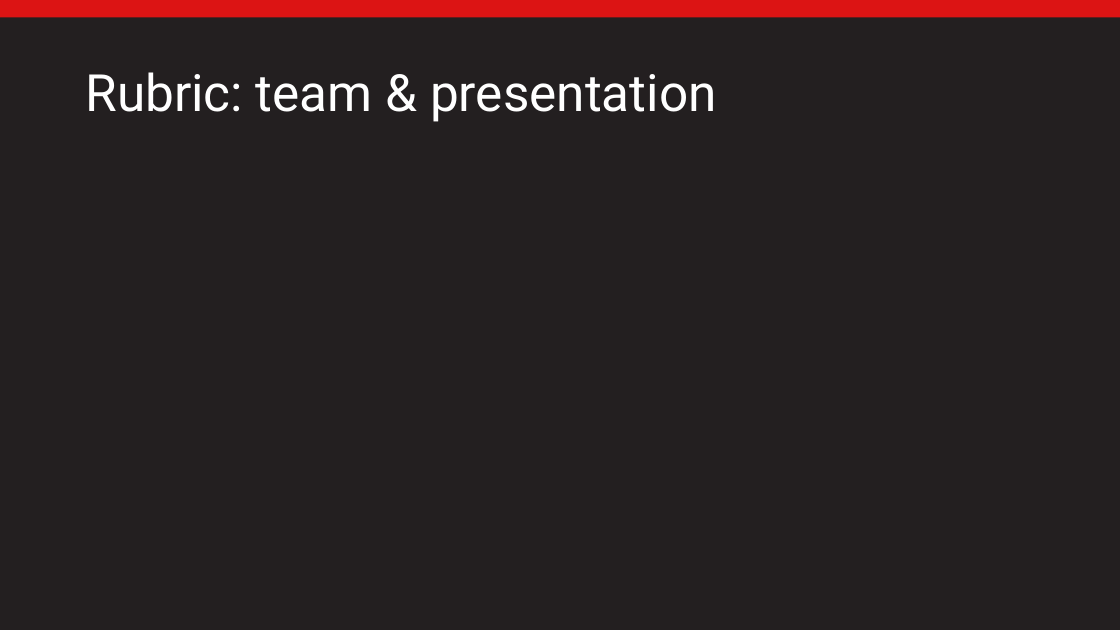
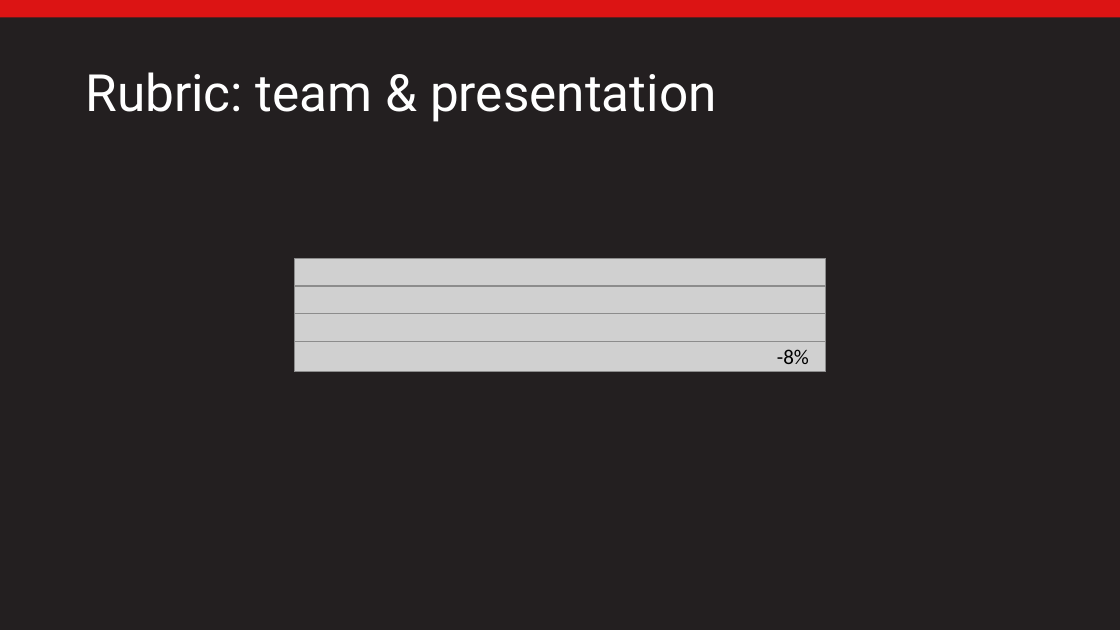
Before and after one commit to egleiser/DemonParasol, a slide deck: slide 14 of documents/Presentations/SegmentPresentation/SegmentPresentation.pptx. Drawn at 1120x630 pixels with LibreOffice and Linux fonts; fonts in the diff are those of the drawing; grey boxes stand for pictures. Boxes give left, top, right and bottom in pixels: in the first picture for what was removed or moved away, otherwise in the second. Text is boxed around its words. In the diff, an @@ line names an element or a change of style, - is before the commit and + after.

```diff
--- a/documents/Presentations/SegmentPresentation/SegmentPresentation.pptx
+++ b/documents/Presentations/SegmentPresentation/SegmentPresentation.pptx
@@ group added at (x1=294, y1=258, x2=826, y2=372): 4 pictures @@
@@ text added at (x1=777, y1=349, x2=809, y2=364), 18 pt, text #000000 @@
+-8%
```
Also in this commit, not shown: 5 other slides changed, 14 other files.
